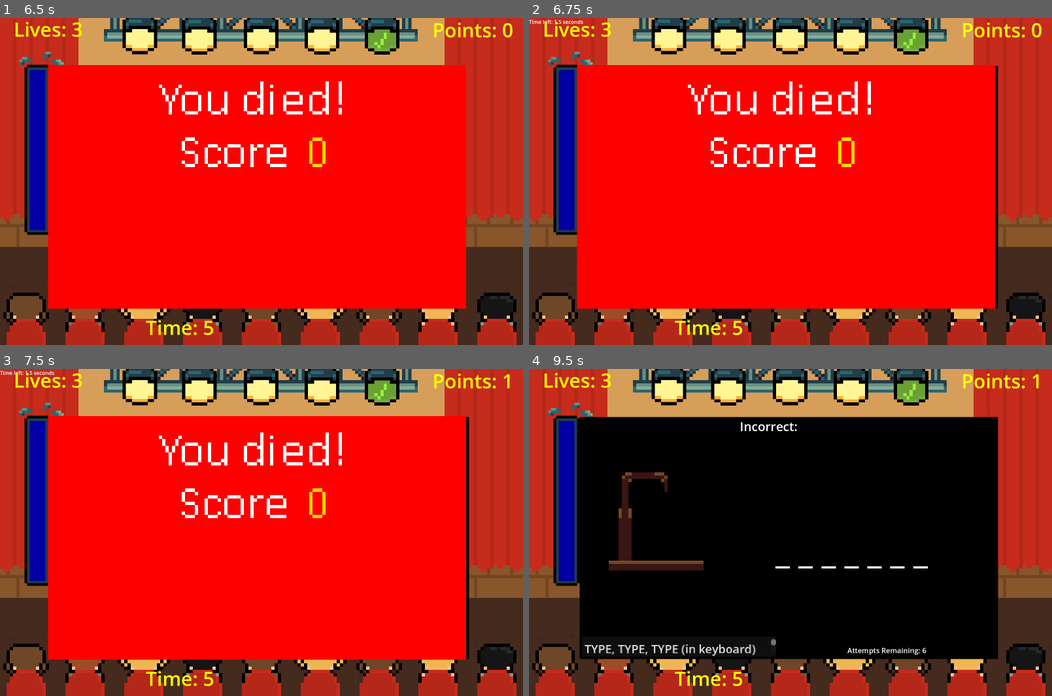
Above: before the commit, frames 1-4 (two rows, left to right).
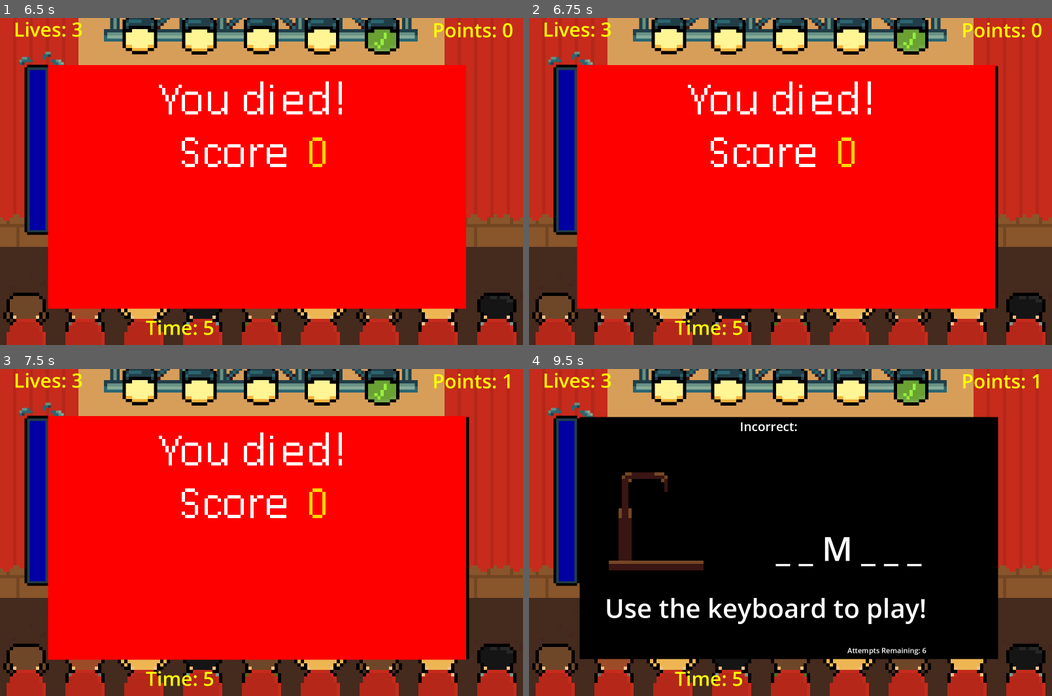
Above: after the commit, the same moments.

Repository: Ethan3g/The-Crowd-Pleaser
Game: Godot game, scene res://Scenes/bender_dragon.tscn
Two runs of this game, one before a commit and one after it. Both use one fixed random seed, a clock stepped at 60 frames per second and the inputs below.
Inputs (mouse positions are in pixels of both pictures, inside the frame that each line leads up to):
- Up to frame 1 (6.5 s): tap Enter at 0.5, 2, 3.5 s; hold D (right) 0.53-1.28 s; tap Q at 0.6 s; tap Space at 1.25, 2.75, 4.25 s; hold S (down) 1.28-2.03 s; tap E at 1.35 s; hold D (right) 2.03-2.78 s; tap Z at 2.1 s; hold W (up) 2.78-3.53 s; tap X at 2.85 s; hold A (left) 3.53-5 s; tap C at 3.6 s; tap 9 at 4.35 s; click (151, 279) at 5 s; hold S (down) from 5.78 s (still down); hold 0 from 5.78 s (still down)
- Up to frame 2 (6.75 s): release S (down) at 6.53 s; release 0 at 6.53 s; hold D (right) from 6.53 s (still down); tap 1 at 6.6 s
- Up to frame 3 (7.5 s): release D (right) at 7.25 s; click (219, 601) at 7.25 s
- Up to frame 4 (9.5 s): hold W (up) 8.03-8.78 s; hold 2 8.03-8.78 s; hold D (right) from 8.78 s (still down); tap 3 at 8.85 s

Frame 1 is identical in both runs. In frame 2, less than 0.1% of the frame differs, in the area x 0-11%, y 0-2%; in frame 3, less than 0.1%; in frame 4, 2.4%, in the area x 10-77%, y 51-88%.

Commit message:
Bug fixes for Hangman and RPS

Diff:
--- a/Cwowd Pleaser v1.3.3.1/MiniGames/Hangman/hangman.gd
+++ b/Cwowd Pleaser v1.3.3.1/MiniGames/Hangman/hangman.gd
@@ -12,6 +12,8 @@
 var word_label: Label
 var incorrect_label: Label
 var attempts_label: Label
+var before_label: Label
+var word_list = ["HANGMAN", "LAUGH", "SMILE", "GAMING", "BOOOOOOOO", "STINTENDO"]
 
 # List of all letters (A to Z)
 var alphabet = "ABCDEFGHIJKLMNOPQRSTUVWXYZ".split("")
@@ -28,6 +30,10 @@
 	word_label = $WordLabel
 	incorrect_label = $IncorrectLabel
 	attempts_label = $AttemptsLabel
+	before_label = $BeforeLabel  # Ensure this label exists in your scene
+
+	# Ensure before_label is hidden at the start of the Hangman game
+	before_label.visible = false
 
 	# Load hangman images (from hangman_man0.png to hangman_man6.png)
 	for i in range(max_attempts + 1):  # Load 7 images (from 0 to 6)
@@ -35,18 +41,43 @@
 		hangman_images.append(texture)
 
 	# Start a new game
-	#generate_new_word()
+	generate_new_word()
 
-# Function to generate a new word for the game (simple example with fixed word)
+# Function to generate a new word for the game
 func generate_new_word():
-	current_word = "HANGMAN"
+	current_word = word_list[randi() % word_list.size()]  # Pick a random word
 	guessed_letters = []
 	incorrect_letters = []
 	incorrect_guesses = 0
+
+	reveal_starting_letters()  # Reveal 1-2 letters at the start
+
 	update_word_display()
 	update_incorrect_label()
 	update_attempts_label()
 	update_hangman_sprite()
+
+	# Show the message at the start of the game
+	before_label.text = "Use the keyboard to play!"
+	before_label.visible = true  # Make sure the label shows
+
+	# Start a 5 second timer before hiding the label (using await)
+	await get_tree().create_timer(5.0).timeout  # Wait for 5 seconds
+	before_label.visible = false  # Hide after 5 seconds
+
+# Function to reveal 1-2 random letters at the start
+func reveal_starting_letters():
+	var letters_to_reveal = randi() % 2 + 1  # Choose 1 or 2 letters
+	var unique_letters = Array(current_word.split(""))  # Convert to standard Array
+
+	# Remove duplicates and already guessed letters
+	unique_letters = unique_letters.filter(func(l): return l not in guessed_letters and l != " ")  # Avoid duplicates
+
+	while letters_to_reveal > 0 and unique_letters.size() > 0:
+		var random_letter = unique_letters.pick_random()
+		guessed_letters.append(random_letter)
+		unique_letters.erase(random_letter)  # Ensure no duplicate reveals
+		letters_to_reveal -= 1
 
 # Function to update the word display (with blanks for unguessed letters)
 func update_word_display():
@@ -103,7 +134,6 @@
 	global.points += 1
 
 	await get_tree().create_timer(3.0).timeout
-	print("Fin Fin")
 	gameDone.emit()
 
 # Function to check if the game is over
@@ -120,16 +150,16 @@
 # Function to disable all buttons after the game ends
 func disable_buttons():
 	fin = true;
-	# From when buttons were involved IGNORE
-	#for button in letters_panel.get_children():
-		#button.disabled = true
 
 # Input handling (detecting keyboard input)
 func _input(event):
-	if fin == true:
+	if fin:
 		return
 
 	if event is InputEventKey and event.pressed:
+		# Hide the 'before_label' after a key is pressed
+		before_label.visible = false
+
 		# Get the character of the pressed key and convert it to uppercase
 		var letter = event.as_text().to_upper()
 
--- a/Cwowd Pleaser v1.3.3.1/MiniGames/Hangman/hangman.tscn
+++ b/Cwowd Pleaser v1.3.3.1/MiniGames/Hangman/hangman.tscn
@@ -18,10 +18,10 @@
 texture = ExtResource("2_bxd2m")
 
 [node name="WordLabel" type="Label" parent="."]
-offset_left = 625.0
-offset_top = 484.0
-offset_right = 1348.0
-offset_bottom = 624.0
+offset_left = 545.0
+offset_top = 268.0
+offset_right = 1412.0
+offset_bottom = 827.0
 theme_override_font_sizes/font_size = 102
 text = "_"
 horizontal_alignment = 1
@@ -58,6 +58,7 @@
 offset_bottom = 23.0
 
 [node name="TextEdit" type="TextEdit" parent="."]
+visible = false
 offset_left = 162.0
 offset_top = 818.0
 offset_right = 462.0
@@ -83,3 +84,10 @@
 [node name="WrongSfx" type="AudioStreamPlayer" parent="."]
 stream = ExtResource("5_tpfc3")
 volume_db = -16.472
+
+[node name="BeforeLabel" type="Label" parent="."]
+offset_left = 232.0
+offset_top = 675.0
+offset_right = 667.0
+offset_bottom = 785.0
+theme_override_font_sizes/font_size = 80
--- a/Cwowd Pleaser v1.3.3.1/MiniGames/RPS/game_logic.gd
+++ b/Cwowd Pleaser v1.3.3.1/MiniGames/RPS/game_logic.gd
@@ -1,5 +1,4 @@
 extends Control
-
 
 # Export variables to manually set textures in the Godot editor
 var rock_texture = preload("res://MiniGames/RPS/RPSart/OPPONENTRock.png")
@@ -20,10 +19,13 @@
 var player_choice = ""  # Store player's choice when made
 var opponent_choice = ""  # Store opponent's choice for the round
 
-# Varible that says if game is playing or not
-var game_done = false;
-# Signal to let stage.gd that game has ended
+# Variable that says if the game is playing or not
+var game_done = false
+# Signal to let stage.gd that the game has ended
 signal gameDone
+
+var remaining_time = 5  # Set the starting time for the countdown
+var timer_started = false  # Variable to check if the timer has started
 
 func _ready():
 	# Initialize the dictionary with manually set textures
@@ -39,11 +41,8 @@
 	# Connect timer signal
 	timer_node.timeout.connect(_on_timer_timeout)
 
-	# Start the game by displaying the opponent's choice immediately
-	#choose_and_display_opponent_choice()
-
 func choose_and_display_opponent_choice():
-	game_done = false;
+	game_done = false
 	# Randomly select opponent's choice and display it immediately
 	opponent_choice = choose_opponent_choice()
 	if opponent_choice in choice_textures:
@@ -59,9 +58,13 @@
 	paper_button.disabled = false
 	scissors_button.disabled = false
 
-	# Start the timer for the player to make a move (1.5 seconds)
-	timer_node.start(1.5)
-	timer_label.text = "Time left: 1.5 seconds"
+	# Start the timer for the player to make a move (5 seconds)
+	remaining_time = 5  # Reset the timer to 5 seconds
+	timer_label.text = "Time left: " + str(remaining_time) + " seconds"
+
+	if !timer_started:
+		timer_node.start(1.0)  # Start the timer if not already started
+		timer_started = true  # Mark the timer as started
 
 func _play_game(player_choice: String):
 	print("Player chose:", player_choice)  # Debugging
@@ -77,7 +80,7 @@
 
 	# Restart the game after a delay
 	await get_tree().create_timer(3.0).timeout
-	game_done = true;
+	game_done = true
 	gameDone.emit()
 	#reset_game()
 
@@ -123,43 +126,42 @@
 		# Tied: No win
 		$NoWinSfx.play()
 		return "It's a tie!"
-		#game_done = true
 	elif ((player_choice == "Rock" and opponent_choice == "Scissors") or
 		  (player_choice == "Scissors" and opponent_choice == "Paper") or
 		  (player_choice == "Paper" and opponent_choice == "Rock")):
 		# Win sound play
 		$WinSfx.play()
 		global.points += 1
-		#game_done = true
 		return "You Win!"
 	else:
 		# No Win sound play
 		$NoWinSfx.play()
 		global.lives -= 1
-		#game_done = true
 		return "You Lose!"
 
 # Timer timeout function
 func _on_timer_timeout() -> void:
-	print("Timer Timeout!")  # Debugging
-	if player_choice == "":
-		# Player didn't make a move in time
-		# Run out of time -> Looses
-		$NoWinSfx.play()
-		result_label.text = "You were too late!"
-		global.lives -= 1
-		await get_tree().create_timer(3.0).timeout  # Short delay before reset
-		#reset_game()
-		if game_done == false:
-			gameDone.emit()
+	remaining_time -= 1  # Decrease the remaining time
+	timer_label.text = "Time left: " + str(remaining_time) + " seconds"
+
+	if remaining_time <= 0:
+		# Timeout, player didn't make a move in time
+		print("Timer Timeout!")  # Debugging
+		if player_choice == "":
+			$NoWinSfx.play()
+			result_label.text = "You were too late!"
+			global.lives -= 1
+			await get_tree().create_timer(3.0).timeout  # Short delay before reset
+
+			# Disable buttons to prevent any further input
+			rock_button.disabled = true
+			paper_button.disabled = true
+			scissors_button.disabled = true
+
+			if game_done == false:
+				gameDone.emit()
 
 		game_done = true
-
 	else:
-		# The player made a move within the time limit
-		result_label.text = "You made your choice in time!"
-		await get_tree().create_timer(3.0).timeout
-		#reset_game()
-		if game_done == false:
-			gameDone.emit()
-		game_done = true
+		# Continue the countdown until the time is up
+		timer_node.start(1.0)  # Restart the timer for the next second
--- a/Cwowd Pleaser v1.3.3.1/Scenes/bender_dragon.tscn
+++ b/Cwowd Pleaser v1.3.3.1/Scenes/bender_dragon.tscn
@@ -603,6 +603,7 @@
 
 [node name="deadDragon" type="TextureRect" parent="BenderDragon/Item2"]
 visible = false
+layout_mode = 0
 offset_left = -419.528
 offset_top = -587.0
 offset_right = 851.472
@@ -879,12 +880,12 @@
 [node name="ResultLabel" type="Label" parent="Control"]
 layout_mode = 0
 offset_left = 564.0
-offset_top = 563.0
+offset_top = 810.0
 offset_right = 1024.0
-offset_bottom = 603.0
+offset_bottom = 850.0
 theme_type_variation = &"HeaderSmall"
 theme_override_font_sizes/font_size = 29
-text = "AHHH!! CHOOSE SOMETHING"
+text = "Rock paper scissors go!!"
 horizontal_alignment = 1
 uppercase = true
 
@@ -901,13 +902,16 @@
 metadata/_edit_use_anchors_ = true
 
 [node name="Timer" type="Timer" parent="Control"]
-wait_time = 1.5
+wait_time = 5.0
 one_shot = true
 
 [node name="TimerLabel" type="Label" parent="Control"]
 layout_mode = 0
-offset_right = 40.0
-offset_bottom = 23.0
+offset_left = 159.0
+offset_top = 152.0
+offset_right = 199.0
+offset_bottom = 175.0
+theme_override_font_sizes/font_size = 20
 
 [node name="--Sounds--" type="Node" parent="Control"]
 
Not shown: 1 places in Cwowd Pleaser v1.3.3.1/MiniGames/Hangman/hangman.tscn that only renumber resources
